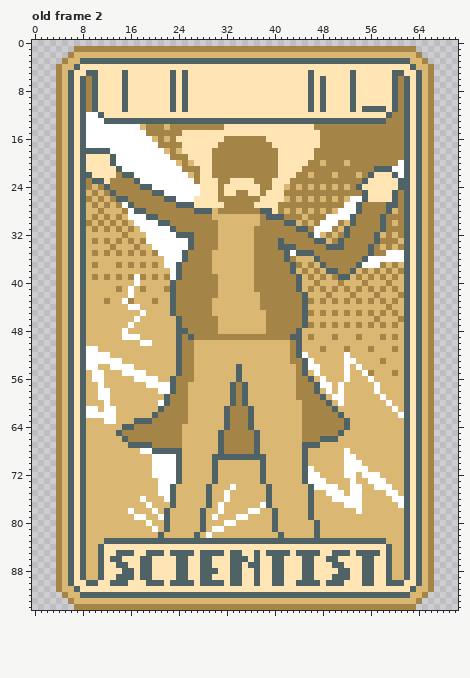
Pixel-art file, stored at dev/spritesheets/customtarotatlas.aseprite. Above is the file before it was changed.
71x95 pixels, 4 frames. Shown: old frame 2.
After:
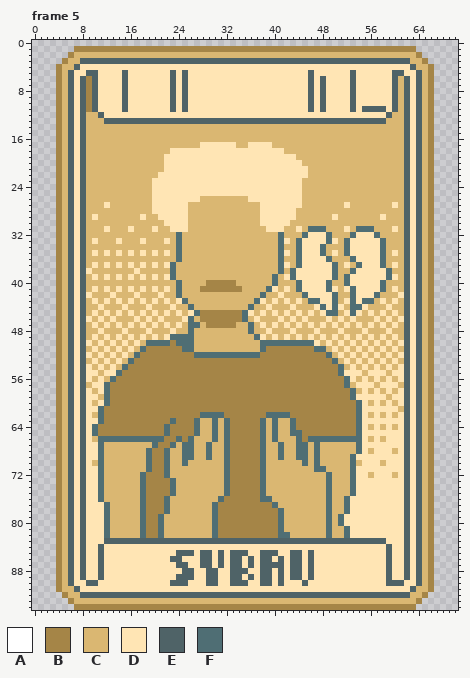
Palette (. is transparent): A #ffffff  B #a58547  C #dab772  D #ffe5b4  E #4f6367  F #4f6e74
A new or re-ordered frame is compared with the old frame closest to it.
Diff:
frames 4 -> 5
Changed rows in their new state; - is an unchanged pixel.
Frame 5 is new; against old frame 2:
first column x 9:
 6 ----------------------------------------------------C
 7 ----------------------------------------------------C
 8 ----------------------------------------------------C
 9 ----------------------------------------------------C
10 ----------------------------------------------------C
11 ----------------------------------------------------C
12 CC-------------------------------------------------CC
13 CCC-----------------------------------------------CCC
14 CCCCCCCCC-CCC-CCCCCCCCCCCCCCCCCCCCCCCCCCCCCCCCCCCCCCC
15 CCCCCCCCCCCCCCCCCCCCCCCCCCCCCCCCCCCCCCCCCCCCCCCCCCCCC
16 CCCCCCCCCCC-C-CCCCCCCCCCCCCCCCCCCCCCCCCCCCCCCCCCCCCCC
17 CCCCCCCCCCCCCCCCCCC---DDDCCDDDDCCCCCCCCCCCCCCCCCCCCCC
18 CCCCCCCCCCCCC-DD-----DDDDDDDDDDD-CCCCCCCCCCCCCCCCCCCC
19 CCCCCCCCCCCCCDDDD----DDDDDDDDDDD---CCCCCCCCCCCCCCCCCC
20 CCCCCCCCCCCCCDDDDD---DDDDDDDDDDD----CCC-CCC-CCCCCCCCC
21 CCCCCCCCCCCCCDDDDDD--DDDDDDDDDDD----DCCCCCCCCCCCCCCCC
22 CCCCCCCCCCCCDDDDDDD--DDDDDDDDDDD---DD-CCC-CCC-CCCCCCC
23 CCCCCCCCCCCDDDDDDDD---DD----DDD---DDCCCCCCCCCCCCCCCCC
24 C-CCCCCCCCCDDDDDDDD---D------DD--DDDC-C-C-C-CCCCCCCCC
25 -C-CCCCCCCCDDDDDDDD---D--DD--D---DDDCCCCCCCCCCCCCCCCC
26 C-C-CCCCCCCDDDDDDD-CCCCCCCCDD----DDDC-C-C-C-CCCCCCCCC
27 -C-D-CCCCCCDDDDDDCCCCCCCCCCCC---DDDDCCCCCCCDCCCCCCCDC
28 --C---CCCCCDDDDDDCCCC-CCCCCCCDD-DDD-C-C-C-CCCCCCCCC-C
29 -D-C-C-CCDCCDDDDDCCCC--------DDDDDDC-CCCCDCCCCCCCDCCC
30 C-C-C-C-CCCCCDDDDCCCCC-------DDDDDC-C-CCCCC-CCCCCCC-C
31 -C-D-C-D-CCDCCDDDCCCCC------CCDDDCCDCFFFCC-DCFFFCCCDC
32 ------C---CCCCCFCCCCCC------CCCCFCCCFDDDF-CCFDDDF-C-C
33 -D-C-D-C-DCCCDCFCCCCCC------CCCCFDCFDDDDFDCFDDDDDFCC-
34 ----C---C--CCCCFCCCCCC------CCCCFCCFDDDFCCCFDDDDDFC-C
35 -D-D-D-D-D-DCDCFCCCCC-------CCCCFDCFDDDFCDCFDDDDDFCDC
36 -------------CCFCCCCC-------CCCCFCCFDDDDFCCCFDDDDFCCC
37 -D-D-D-D-D-D-DFCCCCCC-------CCCCFDCFDDDDDFCDCFDDDF-D-
38 D-------D-----FCCCCCC-------CCCCFCFDDDDDDFCCFDDDDDF-C
39 -D-D-D-DCD-D-DFCCCCCCC------CCCFCDFDDDDDDFCFDDDDDDFD-
40 --------C-----CFCCCC--BBB---CCCFCCCFDDDDF-CFDDDDDFC--
41 -D-D-D-D-D-D-DCFCCC---BBBB--CCFDCDCFDDDDFD-DFDDDDF-D-
42 D---D--CD---D-CFCCCCCC-------FCCDCCCFDDDDF--FDDDF---D
43 -D-D-DCD-D-D-DCDFCCCC-------FDCDCDCDCFFDDF-DFDFF-D-D-
44 --D---DCC-D---DCCFCCC------F-CDCCCDCC-DFDFD-FFD---D--
45 -D-D-D-D-D-D-DCDCDF--BBBBBFD-DCDCDCDCD-DFF-DFD-D-D-D-
46 D-D-D---D-D-D--CDFC---BBBBF-D-CCDCDCD---D-D-D---D-D-D
47 -D-D-D-D-D-D-D-DCFFC--BBB--F-DCDCDCDCD-D-D-D-D-D-D-D-
48 --D---D---D---DCCFCCCC-----F--DCCCDC--D---D---D---D--
49 -D-D-DCDCD-D-DFFFFCCCCCCCCCCFDCDCDCD-D-D-D-D-D-D-D-D-
50 D-D-D-D-DCFFFFBFFF-----------FFFFFFFFFD-D-D-D-D-D-D-D
51 CD-D-D-D-FBBBBBBFF-----------FBBBB-BBBFF-D-D-D-D-D-D-
52 DCDCD-D-FBBBBBBB--FFFFFFFFFFFBBBBB-BBBBBF-DCD-D-D-D-D
53 CDCDCD-FBBBBBBBB--BBBBBBBBBBBBBBBB--BBBBBF-DCD-D-D-D-
54 DCD-DCFBBBBBBBBB--BBBBBBBBBBBBBBBBB-BBBBBBFCDCD-D-D-D
55 DDCDDFBBBBBBBBBB--BBBBBBBBBBBBBBBBB-BBBBBBFDDDCDDD-DD
56 DCD-FBBBBBBBBBB---BBBBBBBBBBBBBBBBB--BBBBBBFD-DCD-D-D
57 -DDFBBBBBBBBBBB--BBBBBBBB-BBBBBBBBB---BBBBBF-DDDCDDD-
58 D-DFBBBBBBBBBBB--BBBBBBBB-BBBBBBBBB---BBBBBBF-D-D-D-D
59 DDCFBBBBBBBBBB---BBBBBBBB-BBBBBBBBB----BBBBBFDDDDD-DD
60 D-DFBBBBBBBBBB---BBBBBBBB-BBBBBBBBBB----BBBBBFD-D-D-D
61 DDFBBBBBBBBBB----BBBBBBB---BBBBBBBBB-----BBBBFDDDDDD-
62 DCFBBBBBBBBB-----BBFFFFB---BBBFFFFBB------BBBFD-D-D-D
63 DDFBBBBBBBB---F--BF--F-F---BBF-F--FB-------BBFDDDDDDD
64 DFBBBBBB-----F--BBF--F-F---BBF-F--FB-------BBFD-D-D-D
65 DFBBBB-------F--BBF--FCF----BF-F--FF------BBBFDDDDDDD
66 D-FFFFFFFFFFF--FBF---FCF----BF-F---F-FFFFFFFFFD-D-DDD
67 DDF----CCCCF--FCFF--F-CF----BF--F--FFCF------FDDDDDDD
68 DDF------CFBBFCCFF--F-CF----BF--F--FF-F----C-FD-DDD-D
69 DDF-------FBBFCCFF--FCCFBBBBBF--F--FF-F----CFDDDDDDDD
70 D-F-------FBBFCCF----C-FBBBBBF------F-F----CFCDDD-DDD
71 DDF-------FBBFCC-----C-FBBBBBF------CCFF---CFDDDDDDDD
72 DDF------FBBBFCC-----C-FBBBBBF------CCC-F--CFDDCDDD-D
73 DDF------FBBBBFC-----C-FBBBBBF------CCCCF---FDDDDDDDD
74 DDF------FBBBBF-----C--FBBBBBFC------CCCFC--FDDDDDDDD
75 DDF------FBBBBF-----C--FBBBBBFC------C--FCC-FDDDDDDDD
76 DDF------FBBBFC-----C-FBBBBBBFF------C--FCCFDDDDDDDDD
77 DDDF-----FBBBFC-----CFBBBBBBBBBF-----C--F--FDDDDDDDDD
78 DDDF---C-FBBBF-----C-FBBBBBBBBBBF----C--F--FDDDDDDDDD
79 DDDF----CFBBFC-----C-FBBBBBBBBBBF----C--F-FDDDDDDDDDD
80 DDDF-----FBBFC-----C-FBBBBBBBBBBF-----C-F-FDDDDDDDDDD
81 DDDF-----FBBFC-----C-FBBBBBBBBBBF-----C-F--FDDDDDDDDD
82 DDDF-----FBBF-----C-CFBBBBBBBBBBFF----C-F--FDDDDDDDDD
83 DDD-----------------------------------------------DDD
84 DD-------------------------------------------------DD
85 DD---DDD--DDD-D------D----E-DE--DDE-D-D--DDD-DDDD--DD
86 DD--DD---DD---E-D-----E---DEDEED--EED---DD----DD---DD
87 DD---DD--DD-----------E-----DEE---EED----DD---DD---DD
88 DD----DD-DD----D-E-D------E-DEED--EED-----DD--DD---DD
89 DD---DDD-DD------E-D-E-----EDEED--EED----DDD--DD---DD
90 ----DDD---DDD----D-D--D---E-DEED---D-DD-DDD---DD-----
Pixel boxes of the changes (left, top, right, bottom) in both pictures:
changed: (86, 76, 404, 586)
